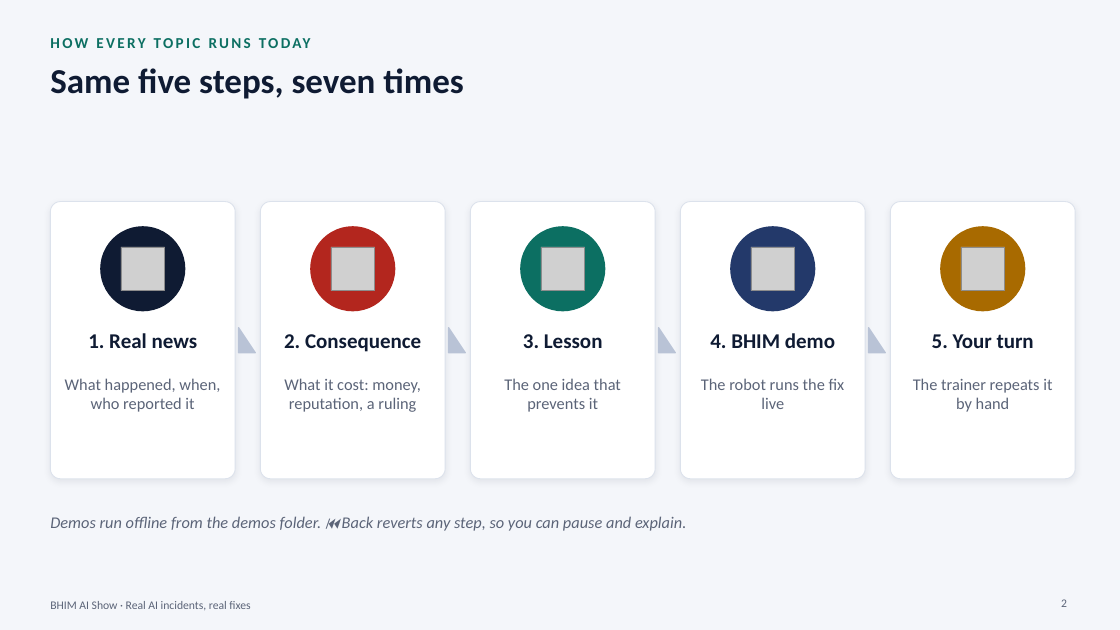
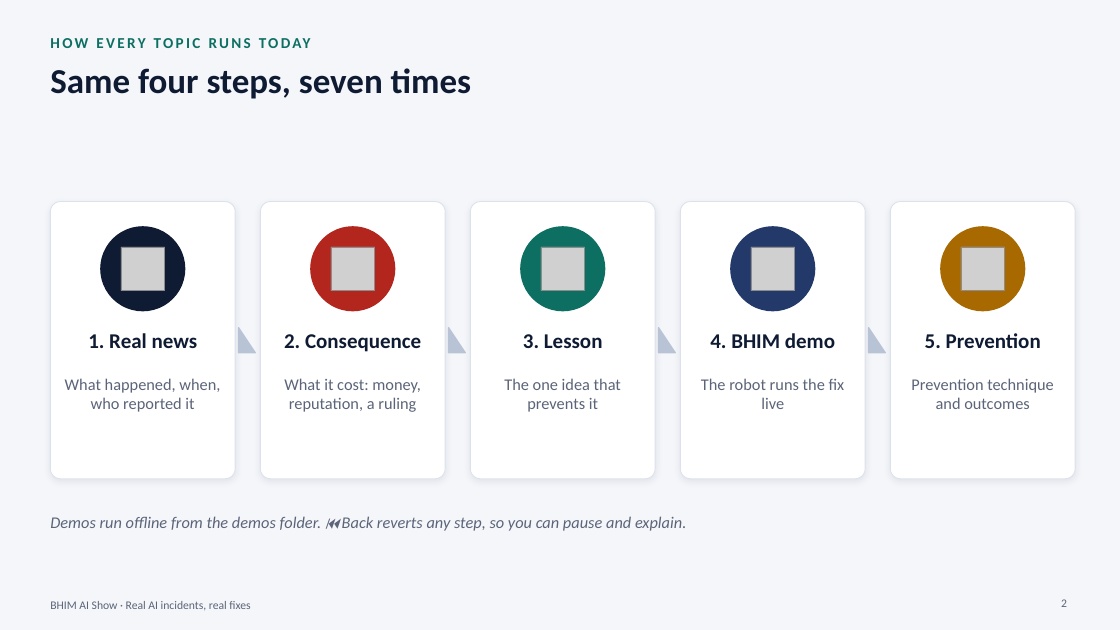
Before and after one commit to soumik948/AI_Training, a slide deck: slide 2 of BHIM_Training_Kit/BHIM_AI_Training.pptx. Drawn at 1120x630 pixels with LibreOffice and Linux fonts; fonts in the diff are those of the drawing; grey boxes stand for pictures. Boxes give left, top, right and bottom in pixels: in the first picture for what was removed or moved away, otherwise in the second. Text is boxed around its words. In the diff, an @@ line names an element or a change of style, - is before the commit and + after.

```diff
--- a/BHIM_Training_Kit/BHIM_AI_Training.pptx
+++ b/BHIM_Training_Kit/BHIM_AI_Training.pptx
@@ title at bbox=[50, 68, 471, 99]: text changed @@
-Same five steps, seven times
+Same four steps, seven times
@@ text at bbox=[925, 333, 1041, 348]: text changed @@
-5. Your turn
+5. Prevention
@@ text at bbox=[911, 378, 1054, 409]: text changed @@
-The trainer repeats it by hand
+Prevention technique and outcomes
```
Also in this commit, not shown: 1 other slide changed.
